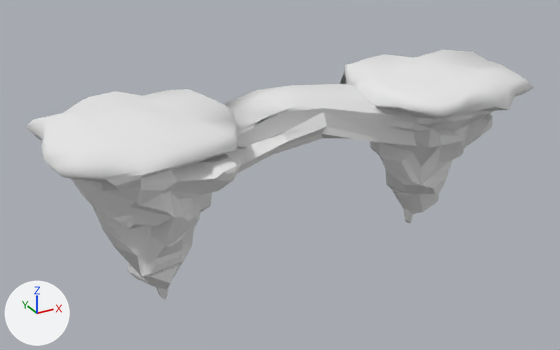
One commit to the OBJ model reverDeVoler/Assets/props2/Floating_island_bridge.obj: the scene before it, then after it.
Rendered twice from a 50 mm lens placed at (-50.8, -134.4, 86.4), pointed at (23.4, 0.5, 18.9). Arrows for +X, +Y and +Z are at lower left; the lights stay in place. Where no turn or scale is listed for an object, it has been applied to the vertices.

The older version as bpy lines, for what is in view:
```python
mat_01___default = principled_material('01___Default')
mat_01___default.base_color = (0.8, 0.8, 0.8)  # white #e7e7e7
mat_01___default.roughness = 1.0
me_floating_island_bridge = bpy.data.meshes.new('Floating_island_bridge')
me_floating_island_bridge.from_pydata(...)  # 641 vertices, 623 faces; spans x -27.2..80.5, y -21.1..18.3, z -1.5..39.0
me_floating_island_bridge.materials.append(mat_01___default)  # white #e7e7e7
ob_floating_island_bridge = bpy.data.objects.new('Floating_island_bridge', me_floating_island_bridge)
ob_floating_island_bridge.location = (0.0, 0.0, 0.0)
```
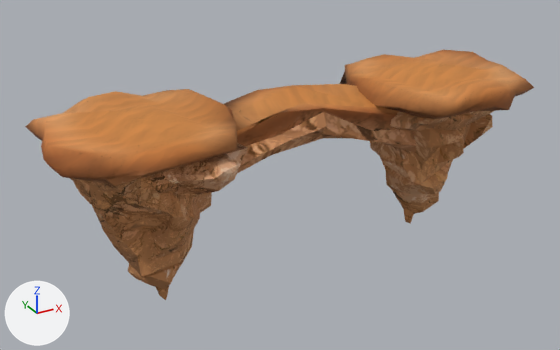
Commit message: Update floating island

Changed parts and their boxes (x1, y1, x2, y2) in the pictures (560 x 350 px):
'Floating_island_bridge', surface changed (white to orange)
    both: (25, 50, 535, 300)

The edits, one by one:
Picture 'flying_island.png' (img_flying_island_png) is new.
In material '01___Default' (mat_01___default), base_color is no longer (0.8, 0.8, 0.8), white #e7e7e7.
In material '01___Default' (mat_01___default), texture is now set to img_flying_island_png.
In material '01___Default' (mat_01___default), roughness goes from 1.0 to 0.9.
